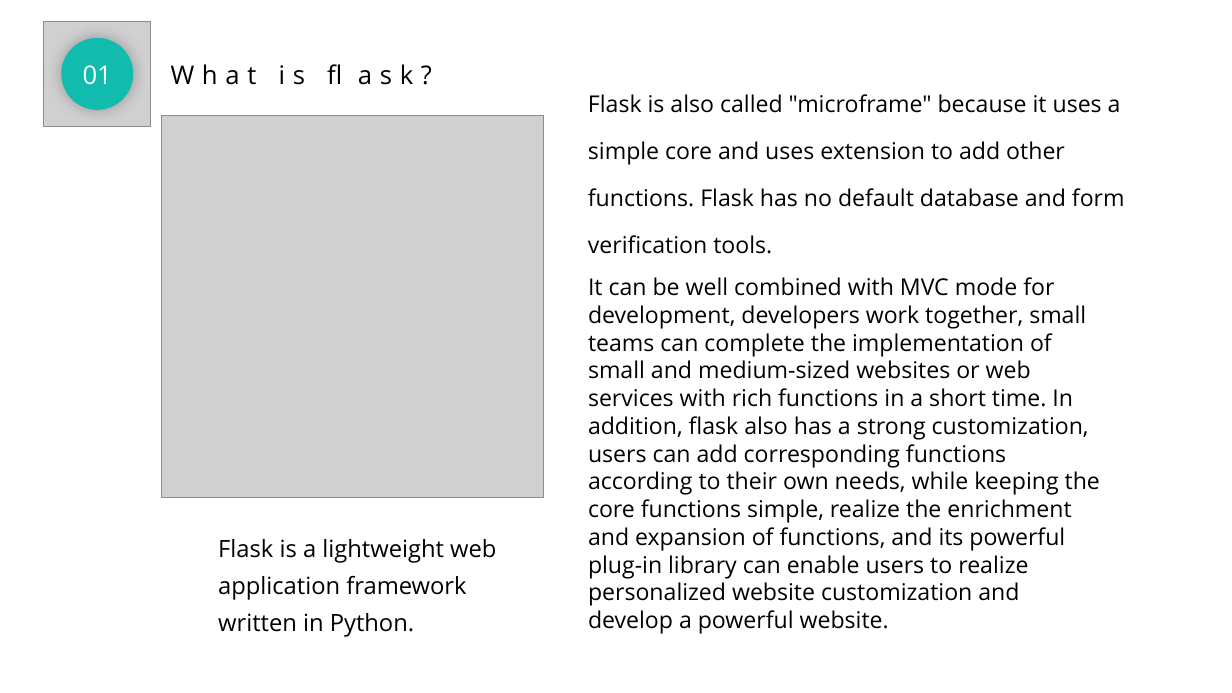
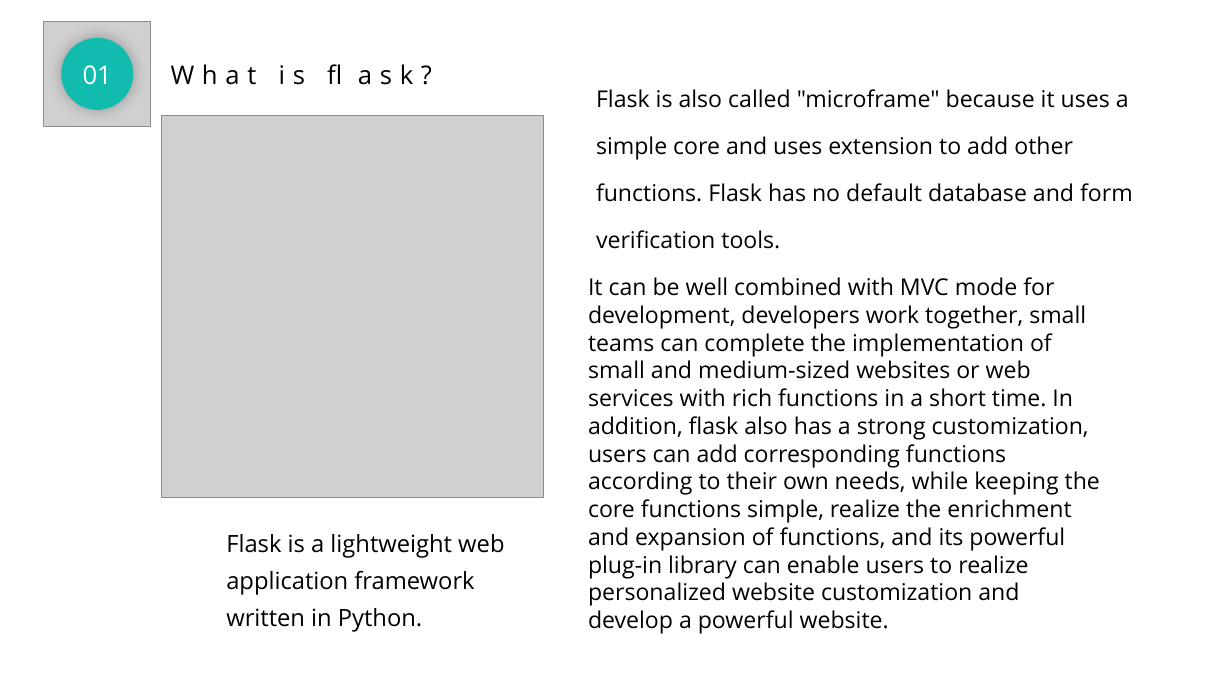
Before and after one commit to COMP3032JGroup11/Group11_Project, a slide deck: slide 2 of Weekly Document/week3/backend techs.pptx. Drawn at 1232x693 pixels with LibreOffice and Linux fonts; fonts in the diff are those of the drawing; grey boxes stand for pictures. Boxes give left, top, right and bottom in pixels: in the first picture for what was removed or moved away, otherwise in the second. Text is boxed around its words. In the diff, an @@ line names an element or a change of style, - is before the commit and + after.

```diff
--- a/Weekly Document/week3/backend techs.pptx
+++ b/Weekly Document/week3/backend techs.pptx
@@ snip same rect "Flask is also called "microframe" ...": place and size @@
-snip same rect "Flask is also called "microframe" ..." at <box>579,65,1136,299</box>
+snip same rect "Flask is also called "microframe" ..." at <box>587,60,1144,295</box>
@@ text "Flask is a lightweight web ...": place and size @@
-text "Flask is a lightweight web ..." at <box>218,539,496,637</box>
+text "Flask is a lightweight web ..." at <box>226,534,504,632</box>
```
Also in this commit, not shown: 1 other slide changed, 1 slide added.
